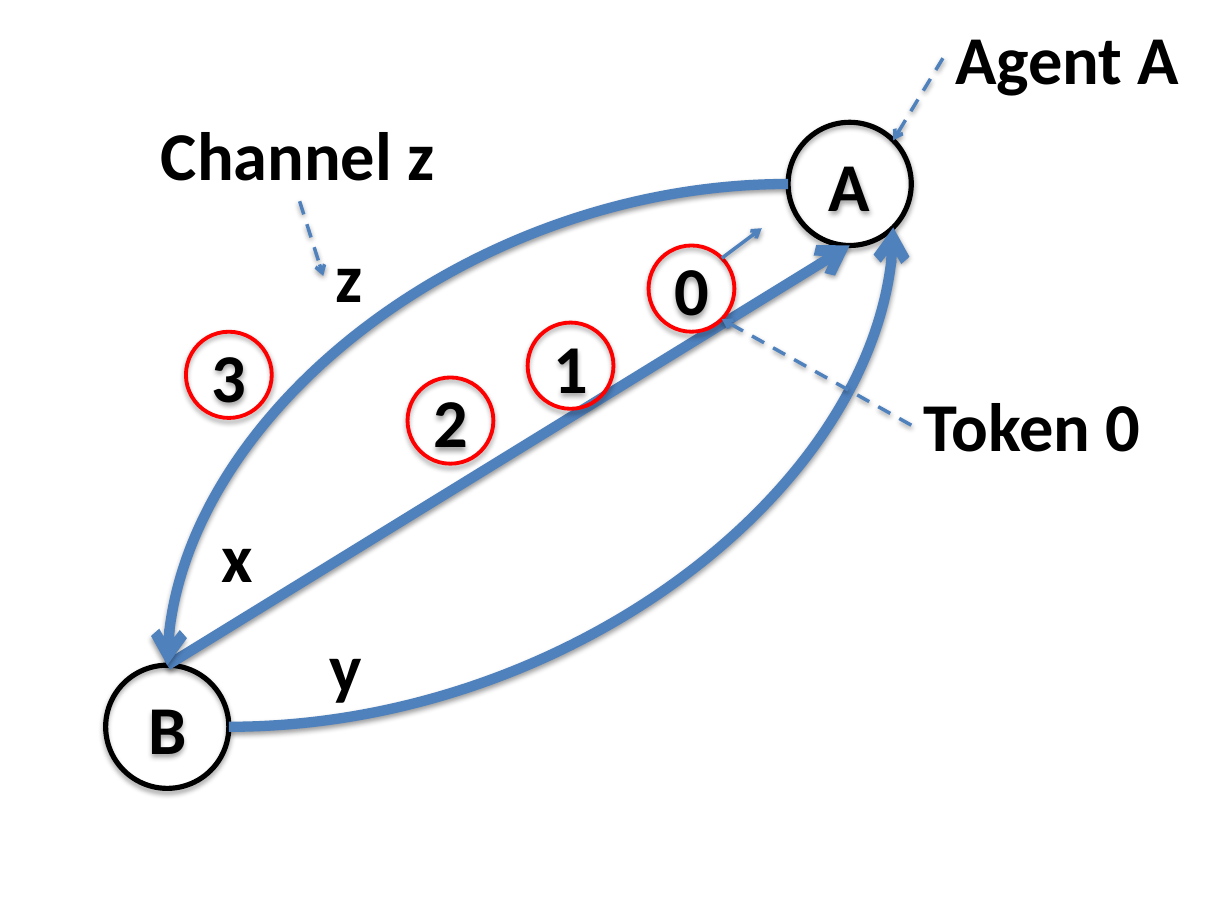
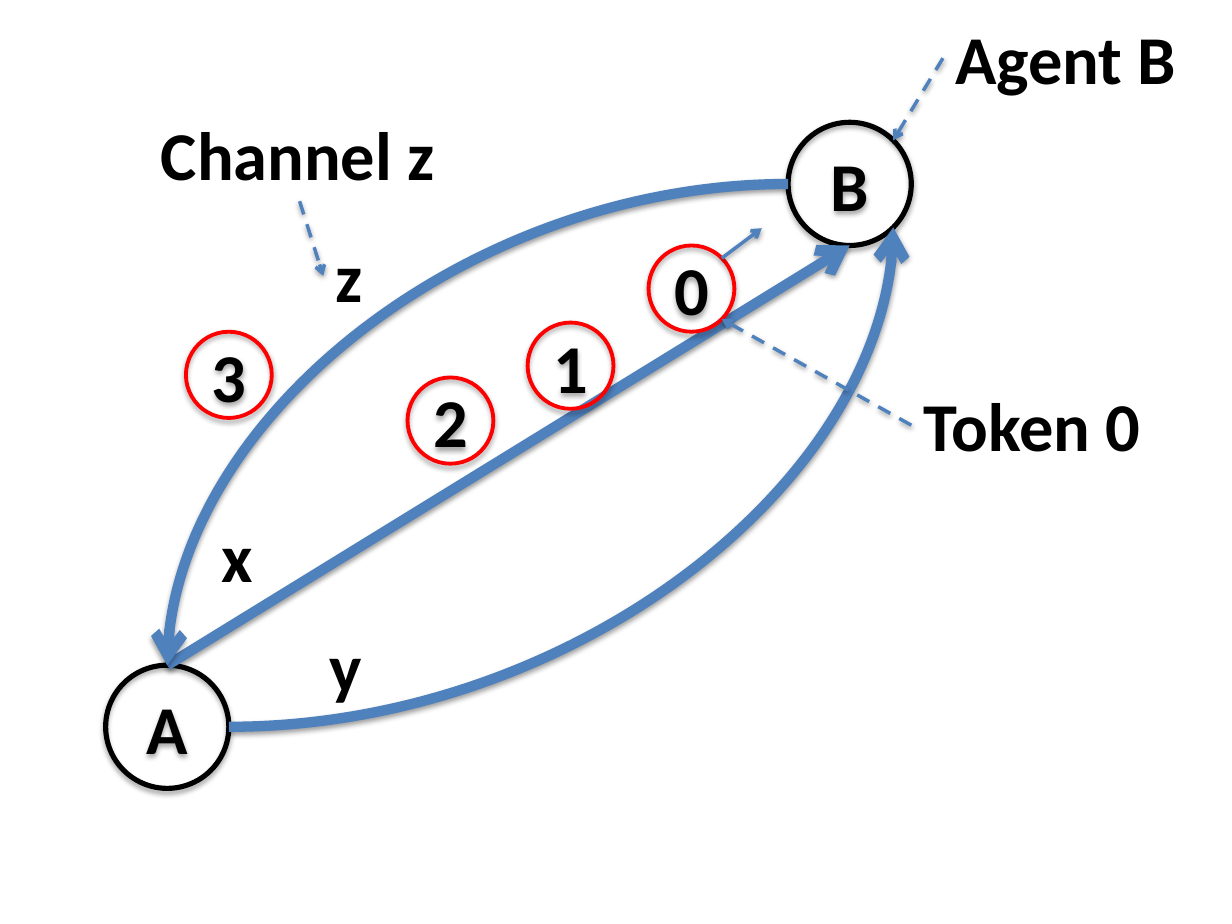
Before and after one commit to kmchandy/kmchandy.github.io, a slide deck: slide 1 of DistributedSystemsIntroduction/DistributedSystemsIntroductionSelfTest.pptx. Drawn at 1232x924 pixels with LibreOffice and Linux fonts; fonts in the diff are those of the drawing. Boxes give left, top, right and bottom in pixels: in the first picture for what was removed or moved away, otherwise in the second. Text is boxed around its words. In the diff, an @@ line names an element or a change of style, - is before the commit and + after.

Commit message:
Changed labels for agents A, B in the figures.

```diff
--- a/DistributedSystemsIntroduction/DistributedSystemsIntroductionSelfTest.pptx
+++ b/DistributedSystemsIntroduction/DistributedSystemsIntroductionSelfTest.pptx
@@ text at bbox=[955, 39, 1176, 96]: text changed @@
-Agent A
+Agent B
@@ text in ellipse at bbox=[831, 166, 869, 213]: text changed @@
-A
+B
@@ text in ellipse at bbox=[147, 709, 188, 757]: text changed @@
-B
+A
```
Also in this commit, not shown: 4 other slides changed, 5 other files.
